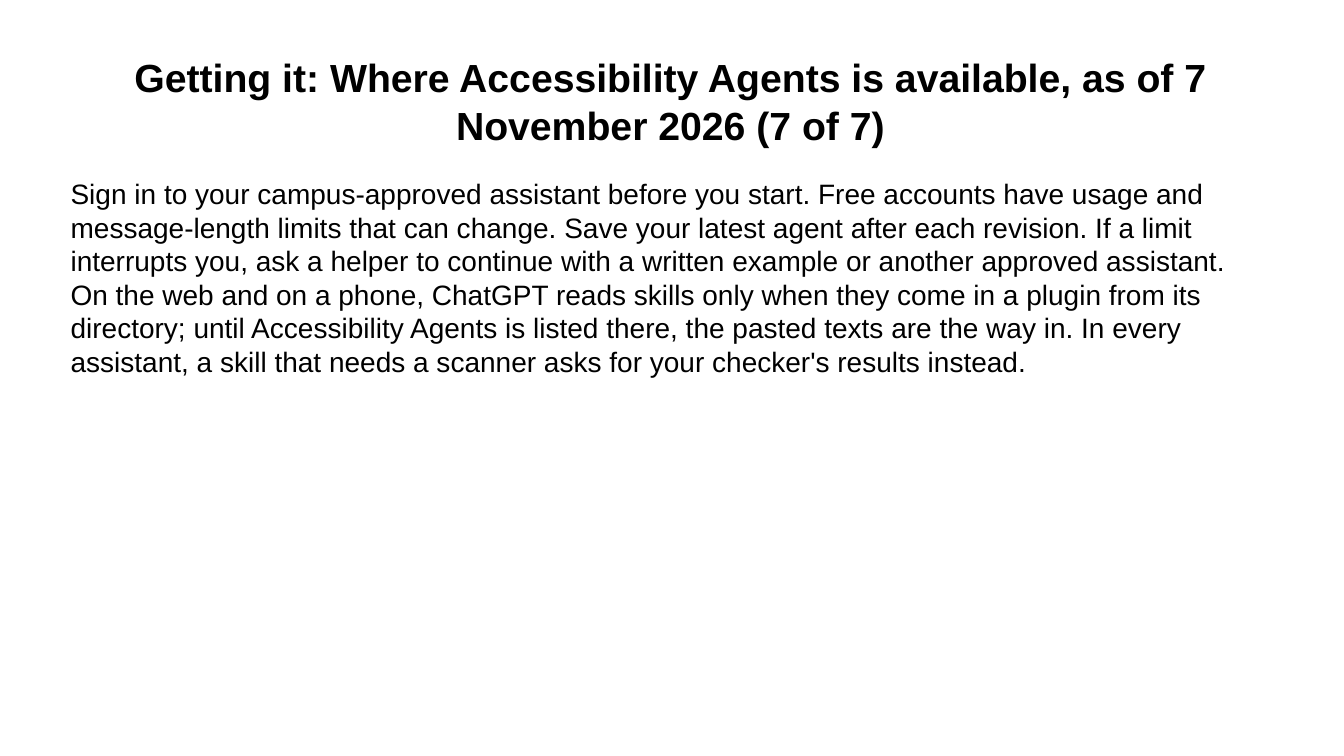
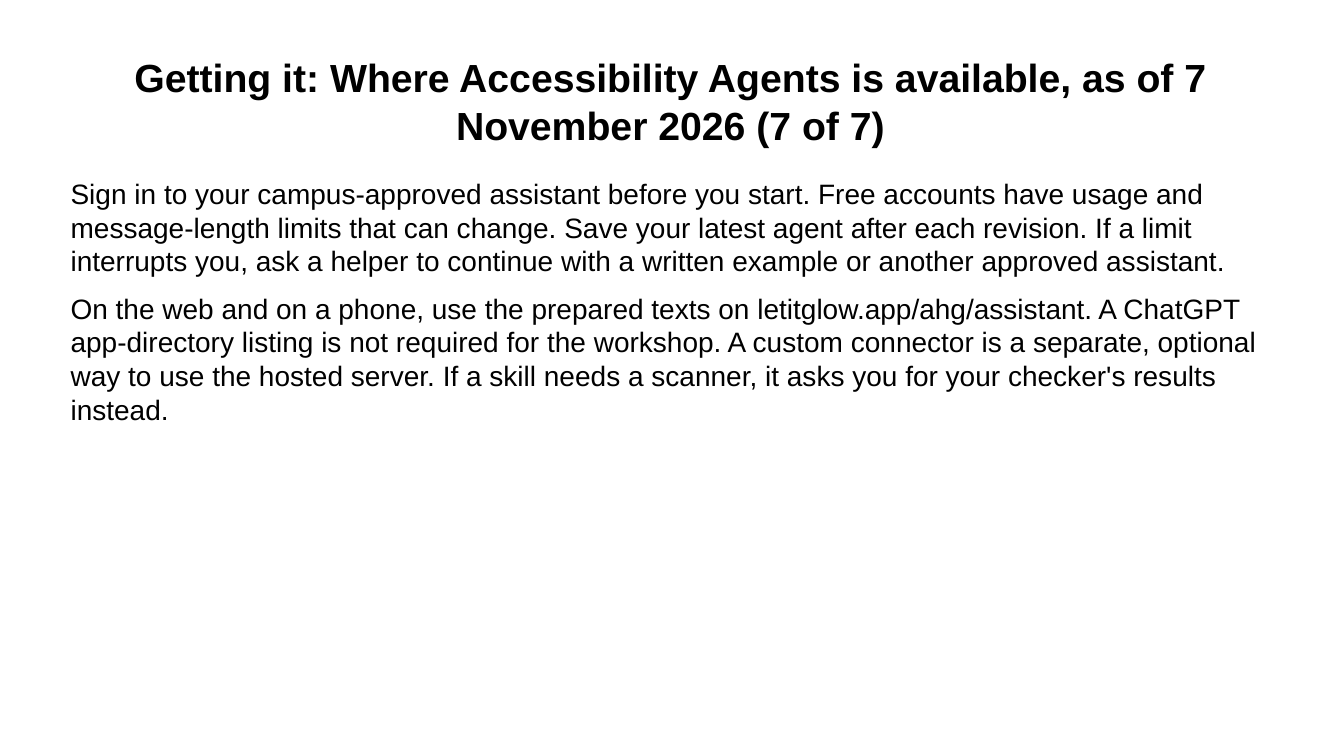
Before and after one commit to Community-Access/glow, a slide deck: slide 27 of docs/ahg-2026/kit/accessibility-agents.pptx. Drawn at 1344x756 pixels with LibreOffice and Linux fonts; fonts in the diff are those of the drawing. Boxes give left, top, right and bottom in pixels: in the first picture for what was removed or moved away, otherwise in the second. Text is boxed around its words. In the diff, an @@ line names an element or a change of style, - is before the commit and + after.

```diff
--- a/docs/ahg-2026/kit/accessibility-agents.pptx
+++ b/docs/ahg-2026/kit/accessibility-agents.pptx
@@ text at [71, 183, 1256, 421]: text changed @@
-Sign in to your campus-approved assistant before you start. Free accounts have usage and message-length limits that can change. Save your latest agent after each revision. If a limit interrupts you, ask a helper to continue with a written example or another approved assistant. On the web and on a phone, ChatGPT reads skills only when they come in a plugin from its directory; until Accessibility Agents is listed there, the pasted texts are the way in. In every assistant, a skill that needs a scanner asks for your checker's results instead.
+Sign in to your campus-approved assistant before you start. Free accounts have usage and message-length limits that can change. Save your latest agent after each revision. If a limit interrupts you, ask a helper to continue with a written example or another approved assistant.
+On the web and on a phone, use the prepared texts on letitglow.app/ahg/assistant. A ChatGPT app-directory listing is not required for the workshop. A custom connector is a separate, optional way to use the hosted server. If a skill needs a scanner, it asks you for your checker's results instead.
```
Also in this commit, not shown: 10 other files.
